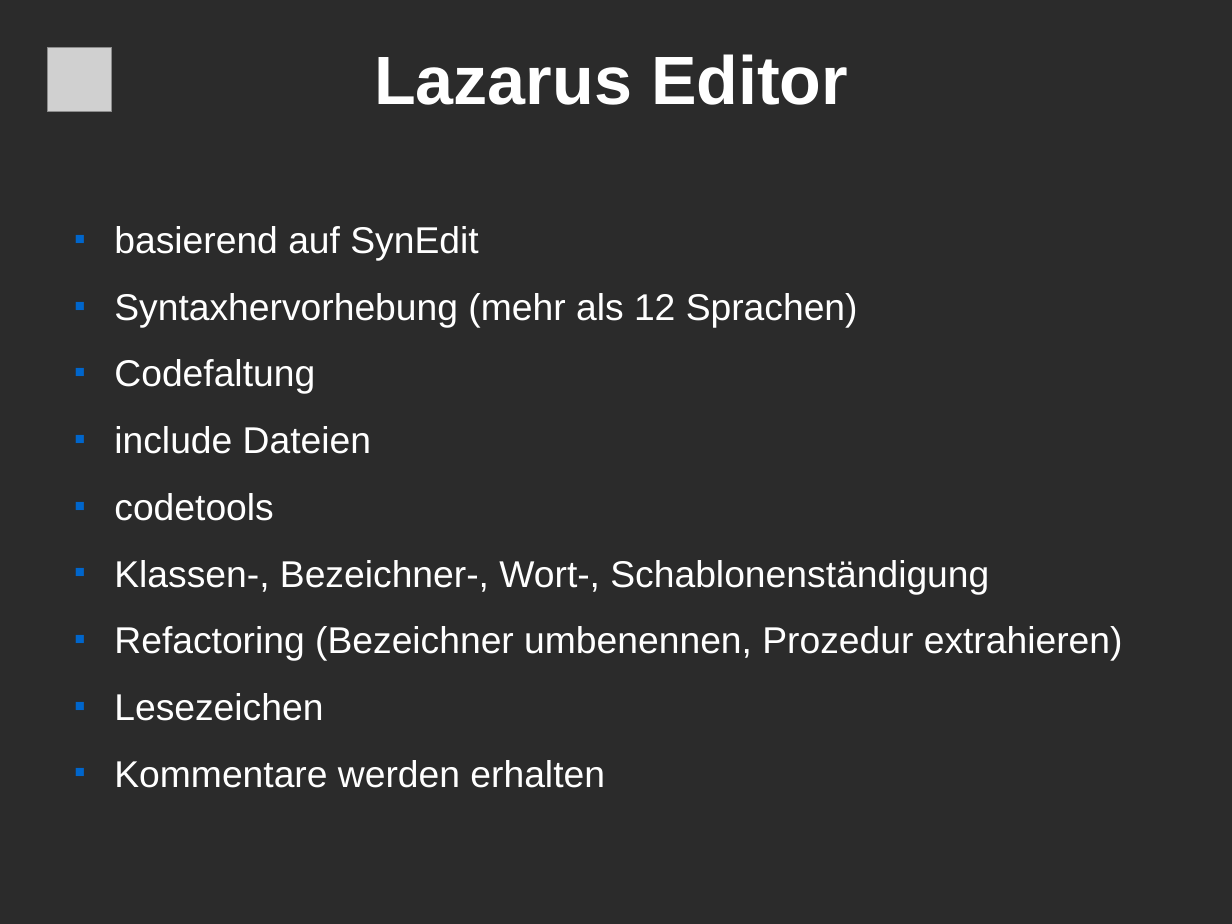
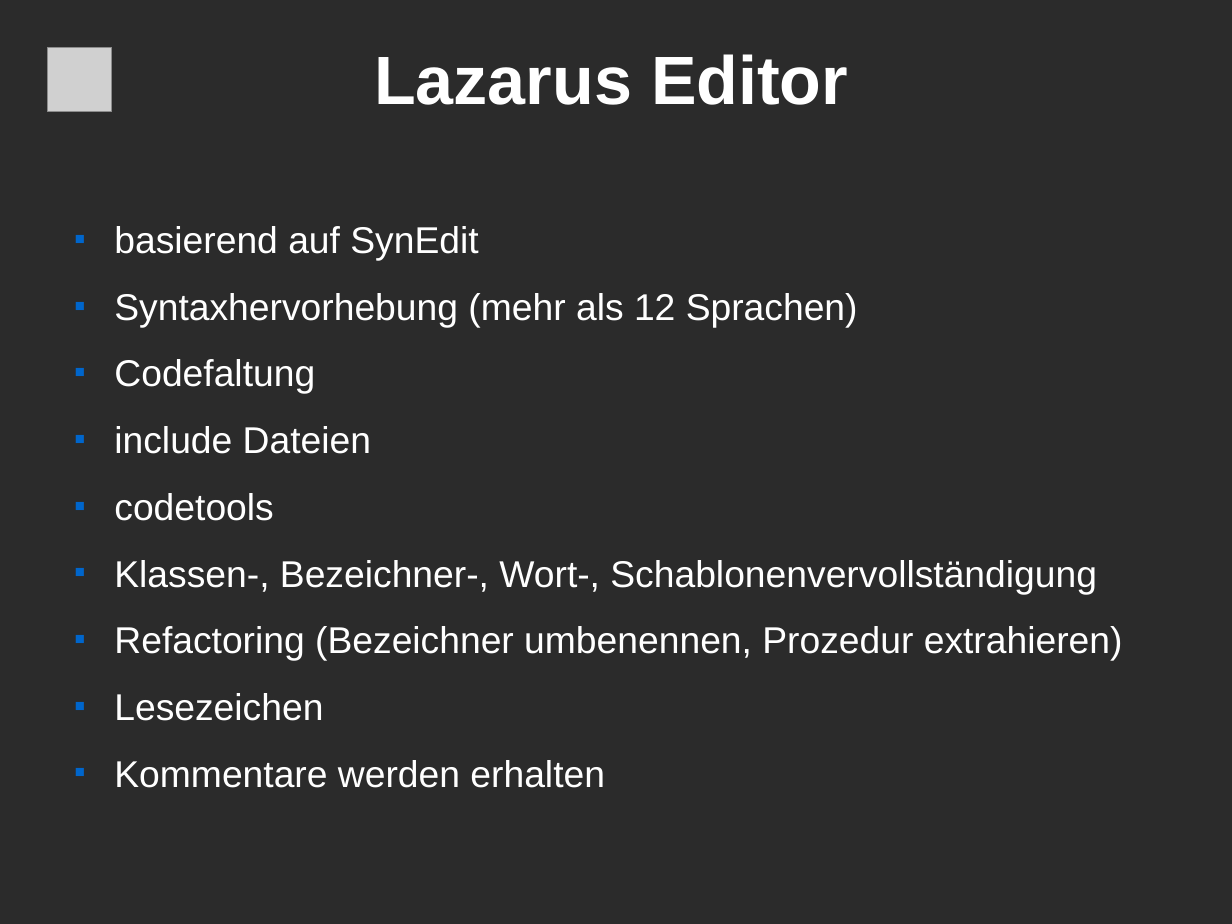
Before and after one commit to fpc/Lazarus, a slide deck: slide 11 of docs/booth/ProdProgEntwMitOpenSourceSystems2007.odp. Drawn at 1232x924 pixels with LibreOffice and Linux fonts; fonts in the diff are those of the drawing; grey boxes stand for pictures; background and template pictures are left out; a plain dark background stands for a picture behind light text. Boxes give left, top, right and bottom in pixels: in the first picture for what was removed or moved away, otherwise in the second. Text is boxed around its words. In the diff, an @@ line names an element or a change of style, - is before the commit and + after.

Commit message:
docs: fixed spelling errors

```diff
--- a/docs/booth/ProdProgEntwMitOpenSourceSystems2007.odp
+++ b/docs/booth/ProdProgEntwMitOpenSourceSystems2007.odp
@@ text at [114,560,1097,594]: text changed @@
-■ Klassen-, Bezeichner-, Wort-, Schablonenständigung
+■ Klassen-, Bezeichner-, Wort-, Schablonenvervollständigung
```
Also in this commit, not shown: 3 other slides changed.
